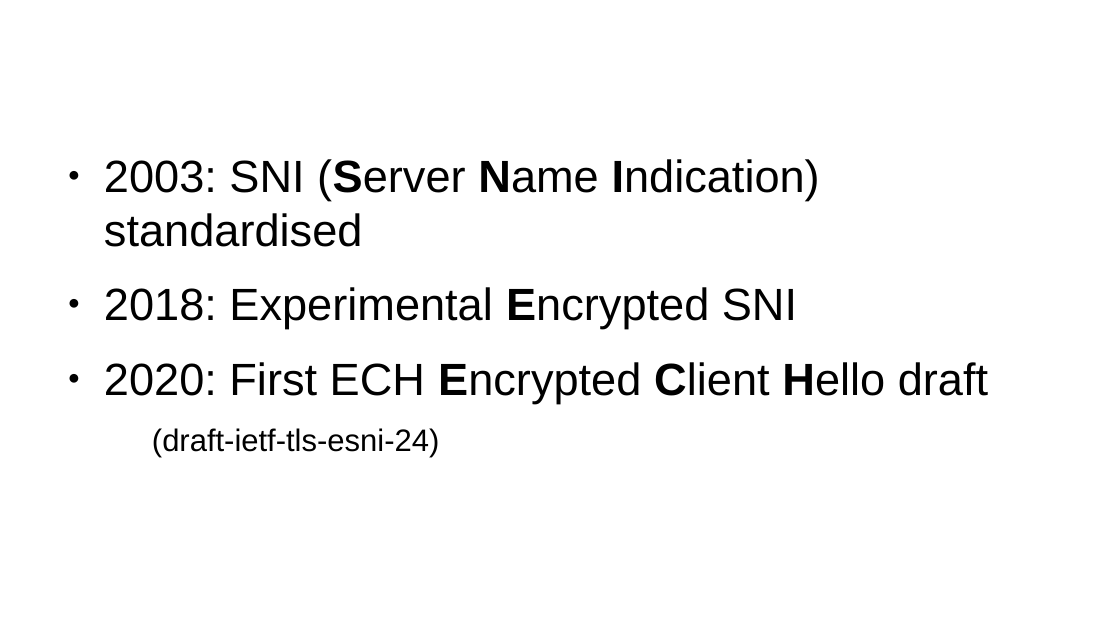
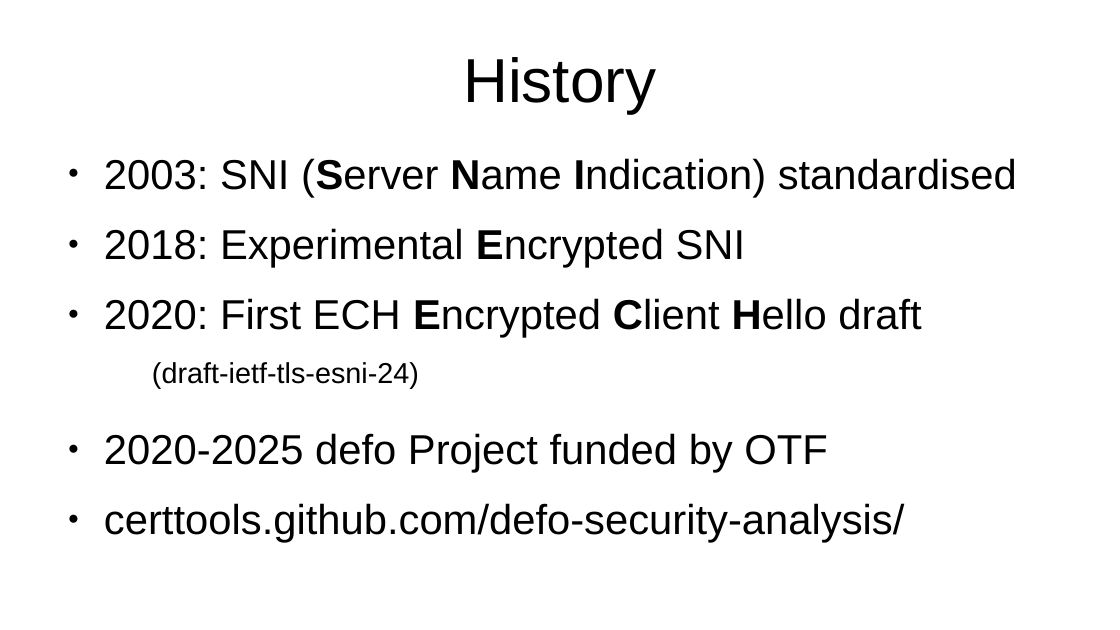
Before and after one commit to certtools/defo-security-analysis, a slide deck: slide 3 of stammtisch/presentation.odp (slide 2 before the commit). Drawn at 1120x630 pixels with LibreOffice and Linux fonts; fonts in the diff are those of the drawing. Boxes give left, top, right and bottom in pixels: in the first picture for what was removed or moved away, otherwise in the second. Text is boxed around its words. In the diff, an @@ line names an element or a change of style, - is before the commit and + after.

Commit message:
latest version of presentation

```diff
--- a/stammtisch/presentation.odp
+++ b/stammtisch/presentation.odp
@@ title added at box(463, 57, 656, 113), 44 pt, text #000000 @@
+History
@@ text at box(104, 158, 1017, 388): size 32 to 29.6 pt in "2003: SNI (Server Name Indication) standardised", "2018: Experimental Encrypted SNI", "2020: First ECH Encrypted Client Hello draft"; size 22 to 20.4 pt in "(draft-ietf-tls-esni-24)" @@
@@ text at box(104, 433, 904, 543): paragraphs added @@
+● 2020-2025 defo Project funded by OTF
+● certtools.github.com/defo-security-analysis/
```
Also in this commit, not shown: 4 other slides changed, 5 slides added, 13 slides removed, 1 other file.
